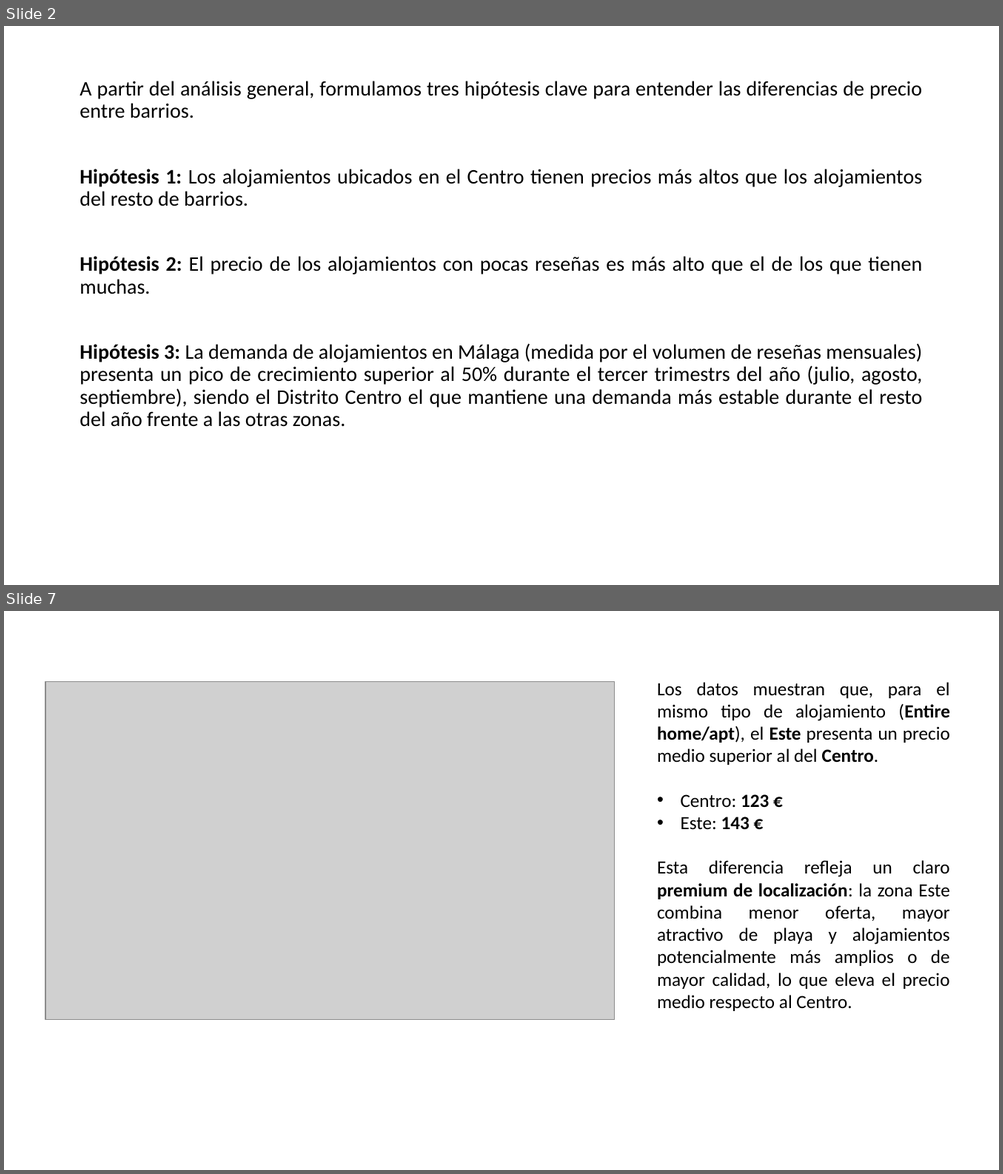
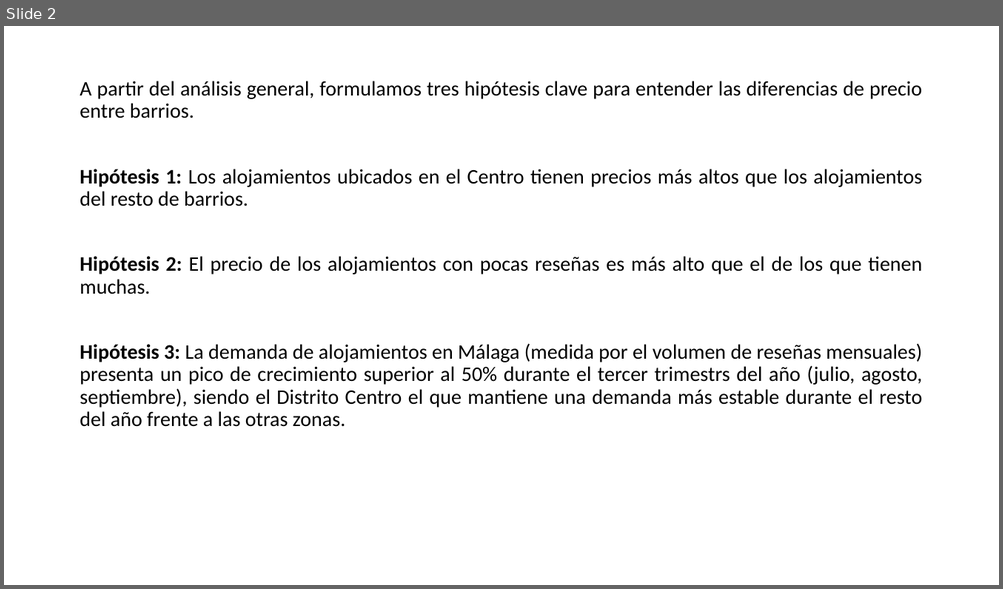
Before and after one commit to MHHsim/Proyect-Break-I, a slide deck: Pendiente/EDA - Alquileres Málaga - 2025.pptx. Shown one above the other, each under a label of ours: slides 2 and 7 before the commit, slide 2 after it; the slides between them are not shown. The pictures are 1003x1174 and 1003x589 pixels, drawn with LibreOffice and Linux fonts; fonts in the diff are those of the drawing; grey boxes stand for pictures. Boxes give left, top, right and bottom in pixels: in the first picture for what was removed or moved away, otherwise in the second. Text is boxed around its words. In the diff, an @@ line names an element or a change of style, - is before the commit and + after.

```diff
--- a/Pendiente/EDA - Alquileres Málaga - 2025.pptx
+++ b/Pendiente/EDA - Alquileres Málaga - 2025.pptx
@@ slide 7 removed at [4,611,999,1170], background #FFFFFF @@
@@ picture removed at [45,682,615,1020] @@
@@ text removed at [657,682,950,1011] @@
-Los datos muestran que, para el mismo tipo de alojamiento (Entire home/apt), el Este presenta un precio medio superior al del Centro.
-• Centro: 123 €
-• Este: 143 €
-Esta diferencia refleja un claro premium de localización: la zona Este combina menor oferta, mayor atractivo de playa y alojamientos potencialmente más amplios o de mayor calidad, lo que eleva el precio medio respecto al Centro.
```
Also in this commit, not shown: 2 slides changed, 3 slides added, 4 other slides removed, 2 other files.
